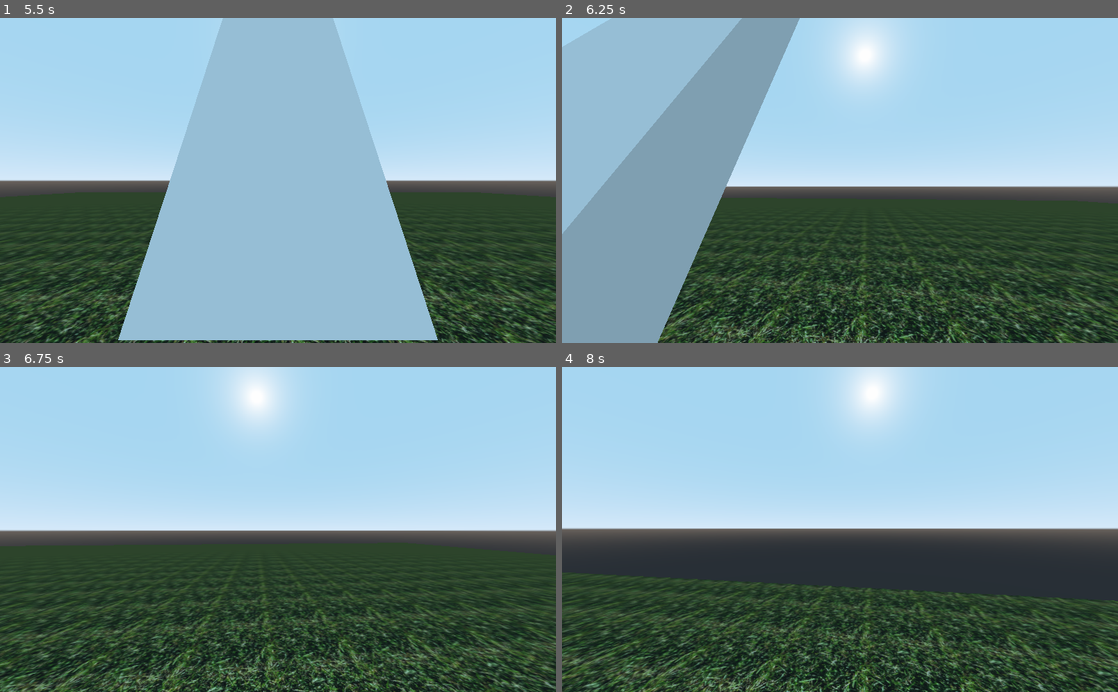
Above: before the commit, frames 1-4 (two rows, left to right).
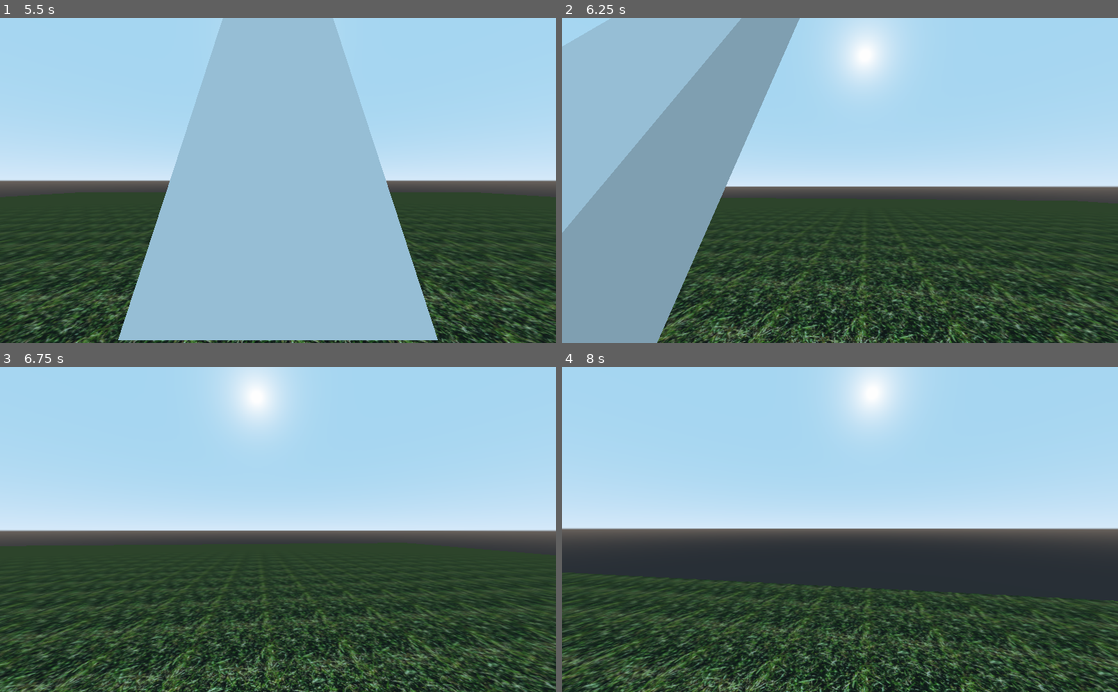
Above: after the commit, the same moments.

Repository: urlordjames/boredom
Game: Godot game, scene res://Scenes/World.tscn
The game is run twice, just before and just after one commit, with the same random seed, the same clock (stepped at 60 frames per second) and the same inputs.
Inputs (mouse positions are in pixels of both pictures, inside the frame that each line leads up to):
- Up to frame 1 (5.5 s): tap Enter at 0.5, 4.25 s; move the mouse to (305, 180) at 0.52 s; hold Shift (movement) 0.53-1.28 s; hold W (move_forwards) from 0.53 s (still down); tap Space (jump) at 0.77, 1.52, 3.02, 3.5, 3.77, 4.52, 5 s; move the mouse to (250, 180) at 1.27 s; tap Shift (movement) at 1.35, 2.85, 4.35 s; move the mouse to (289, 174) at 2.02 s; hold Shift (movement) 2.03-2.78 s; move the mouse to (272, 187) at 2.77 s; move the mouse to (316, 183) at 3.52 s; hold Shift (movement) 3.53-4.28 s; move the mouse to (233, 177) at 4.27 s; move the mouse to (283, 180) at 5.02 s; hold Shift (movement) from 5.03 s (still down)
- Up to frame 2 (6.25 s): move the mouse to (817, 174) at 5.77 s; release W (move_forwards) at 5.78 s; release Shift (movement) at 5.78 s; hold D (move_right) from 5.78 s (still down); tap Shift (movement) at 5.85 s; tap Space (jump) at 6.02 s
- Up to frame 3 (6.75 s): move the mouse to (305, 529) at 6.52 s; release D (move_right) at 6.53 s; hold W (move_forwards) from 6.53 s (still down); hold Shift (movement) from 6.53 s (still down)
- Up to frame 4 (8 s): keep holding W (move_forwards); tap Space (jump) at 6.77, 7.52 s; move the mouse to (812, 529) at 7.27 s; release Shift (movement) at 7.28 s; tap Shift (movement) at 7.35 s

Frame 1 is identical in both runs. In frame 2, 0.5% of the frame differs, in the area x 0-96%, y 0-100%; in frame 3, 0.7%, in the area x 0-99%, y 81-100%; in frame 4, 0.7%.

Commit message:
add dummy to debug scene

Diff:
--- a/Scenes/Dummy.tscn
+++ b/Scenes/Dummy.tscn
@@ -1,28 +1,46 @@
-[gd_scene load_steps=5 format=2]
+[gd_scene load_steps=7 format=2]
 
 [ext_resource path="res://Assets/Models/dummy.obj" type="ArrayMesh" id=1]
 
-[sub_resource type="SpatialMaterial" id=3]
-albedo_color = Color( 0.537255, 0, 0, 1 )
+[sub_resource type="SpatialMaterial" id=1]
+albedo_color = Color( 0.5, 0.206167, 0.07, 1 )
 
-[sub_resource type="CapsuleShape" id=1]
+[sub_resource type="CapsuleShape" id=2]
 radius = 0.3
 height = 1.5
 
-[sub_resource type="CapsuleShape" id=2]
+[sub_resource type="CapsuleShape" id=3]
 radius = 0.1
+height = 1.4
+
+[sub_resource type="CapsuleShape" id=4]
+radius = 0.4
+height = 1.5
+
+[sub_resource type="CapsuleShape" id=5]
+radius = 0.15
 height = 1.4
 
 [node name="Dummy" type="MeshInstance"]
 mesh = ExtResource( 1 )
-material/0 = SubResource( 3 )
+material/0 = SubResource( 1 )
 
 [node name="StaticBody" type="StaticBody" parent="."]
 
 [node name="Body" type="CollisionShape" parent="StaticBody"]
 transform = Transform( 1, 0, 0, 0, -1.62921e-07, -1, 0, 1, -1.62921e-07, 0, 1, 0 )
-shape = SubResource( 1 )
+shape = SubResource( 2 )
 
 [node name="Arms" type="CollisionShape" parent="StaticBody"]
 transform = Transform( -1.62921e-07, 0, 1, 0, 1, 0, -1, 0, -1.62921e-07, 0, 1.2, 0 )
-shape = SubResource( 2 )
+shape = SubResource( 3 )
+
+[node name="Hitbox" type="Area" parent="."]
+
+[node name="Body" type="CollisionShape" parent="Hitbox"]
+transform = Transform( 1, 0, 0, 0, -1.62921e-07, -1, 0, 1, -1.62921e-07, 0, 1, 0 )
+shape = SubResource( 4 )
+
+[node name="Arms" type="CollisionShape" parent="Hitbox"]
+transform = Transform( -1.62921e-07, 0, 1, 0, 1, 0, -1, 0, -1.62921e-07, 0, 1.2, 0 )
+shape = SubResource( 5 )
--- a/Scenes/World.tscn
+++ b/Scenes/World.tscn
@@ -1,9 +1,10 @@
-[gd_scene load_steps=16 format=2]
+[gd_scene load_steps=17 format=2]
 
 [ext_resource path="res://Scenes/Player.tscn" type="PackedScene" id=1]
 [ext_resource path="res://Assets/Textures/grass.png" type="Texture" id=2]
 [ext_resource path="res://Scenes/PathArea.tscn" type="PackedScene" id=3]
 [ext_resource path="res://Assets/Materials/BasicParticle.tres" type="Material" id=4]
+[ext_resource path="res://Scenes/Dummy.tscn" type="PackedScene" id=5]
 
 [sub_resource type="CubeMesh" id=1]
 size = Vector3( 50, 1, 50 )
@@ -101,3 +102,6 @@
 [node name="PathArea3" parent="." instance=ExtResource( 3 )]
 transform = Transform( 1, 0, 0, 0, 1, 0, 0, 0, 1, 22, 1, -22 )
 path = 3
+
+[node name="Dummy" parent="." instance=ExtResource( 5 )]
+transform = Transform( 1, 0, 0, 0, 1, 0, 0, 0, 1, 0, 0, 20 )
